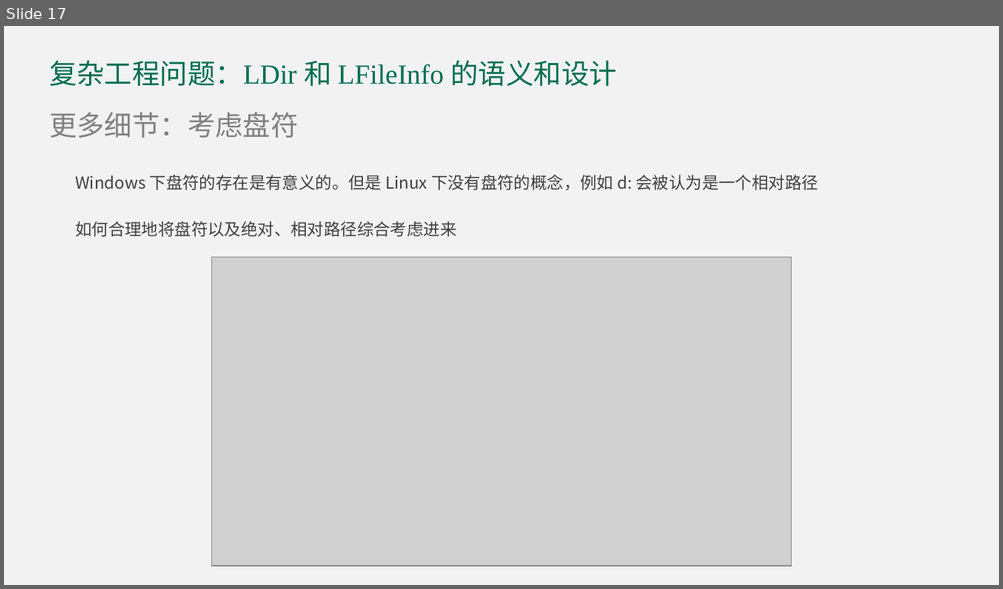
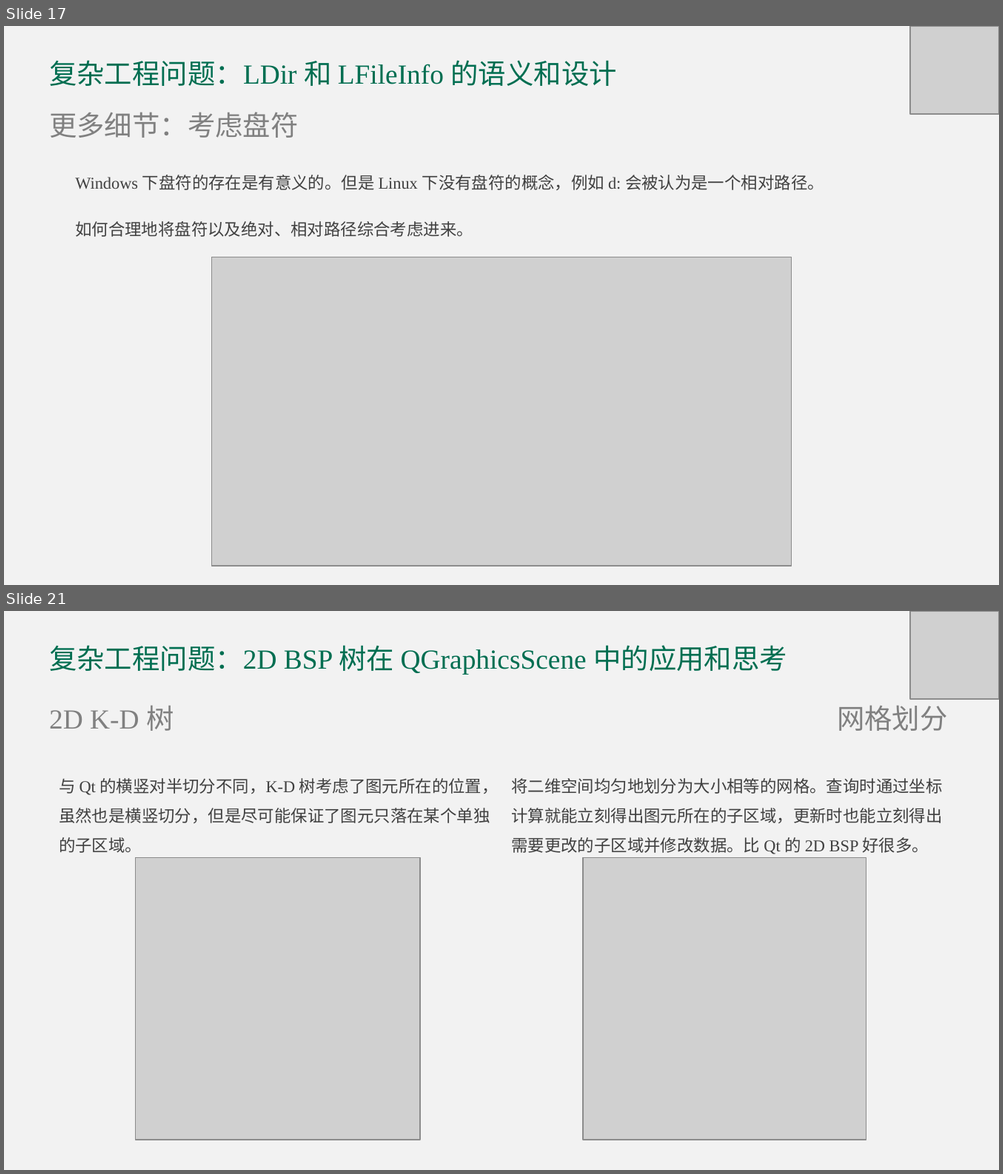
Before and after one commit to DavidingPlus/study-notes, a slide deck: 实习/合迅科技/实习答辩/刘治学-答辩 PPT.pptx. Shown one above the other, each under a label of ours: slide 17 before the commit, slides 17 and 21 after it; the slides between them are not shown. The pictures are 1003x589 and 1003x1174 pixels, drawn with LibreOffice and Linux fonts; fonts in the diff are those of the drawing; grey boxes stand for pictures. Boxes give left, top, right and bottom in pixels: in the first picture for what was removed or moved away, otherwise in the second. Text is boxed around its words. In the diff, an @@ line names an element or a change of style, - is before the commit and + after.

```diff
--- a/实习/合迅科技/实习答辩/刘治学-答辩 PPT.pptx
+++ b/实习/合迅科技/实习答辩/刘治学-答辩 PPT.pptx
@@ slide 21 added at (x1=4, y1=611, x2=999, y2=1170), background #F2F2F2 @@
@@ picture added at (x1=910, y1=611, x2=999, y2=700) @@
@@ text added at (x1=49, y1=645, x2=787, y2=674), 20 pt, text #006E51 @@
+复杂工程问题：2D BSP 树在 QGraphicsScene 中的应用和思考
@@ text added at (x1=49, y1=705, x2=173, y2=731), 20 pt, text #808080 @@
+2D K-D 树
@@ text added at (x1=836, y1=705, x2=948, y2=731), 20 pt, text #808080 @@
+网格划分
@@ text added at (x1=59, y1=778, x2=498, y2=853), 12 pt, text #404040 @@
+与 Qt 的横竖对半切分不同，K-D 树考虑了图元所在的位置，虽然也是横竖切分，但是尽可能保证了图元只落在某个单独的子区域。
@@ text added at (x1=511, y1=778, x2=942, y2=854), 12 pt, text #404040 @@
+将二维空间均匀地划分为大小相等的网格。查询时通过坐标计算就能立刻得出图元所在的子区域，更新时也能立刻得出需要更改的子区域并修改数据。比 Qt 的 2D BSP 好很多。
@@ picture added at (x1=135, y1=857, x2=420, y2=1140) @@
@@ picture added at (x1=583, y1=857, x2=865, y2=1140) @@
@@ slide 17 changed as well @@
@@ picture added at (x1=910, y1=26, x2=999, y2=115) @@
@@ text at (x1=75, y1=175, x2=824, y2=237): text changed; font Noto Sans CJK SC to Times New Roman @@
-Windows 下盘符的存在是有意义的。但是 Linux 下没有盘符的概念，例如 d: 会被认为是一个相对路径
-如何合理地将盘符以及绝对、相对路径综合考虑进来
+Windows 下盘符的存在是有意义的。但是 Linux 下没有盘符的概念，例如 d: 会被认为是一个相对路径。
+如何合理地将盘符以及绝对、相对路径综合考虑进来。
```
Also in this commit, not shown: 21 other slides changed, 3 other slides added, 1 slide removed, 1 other file.
